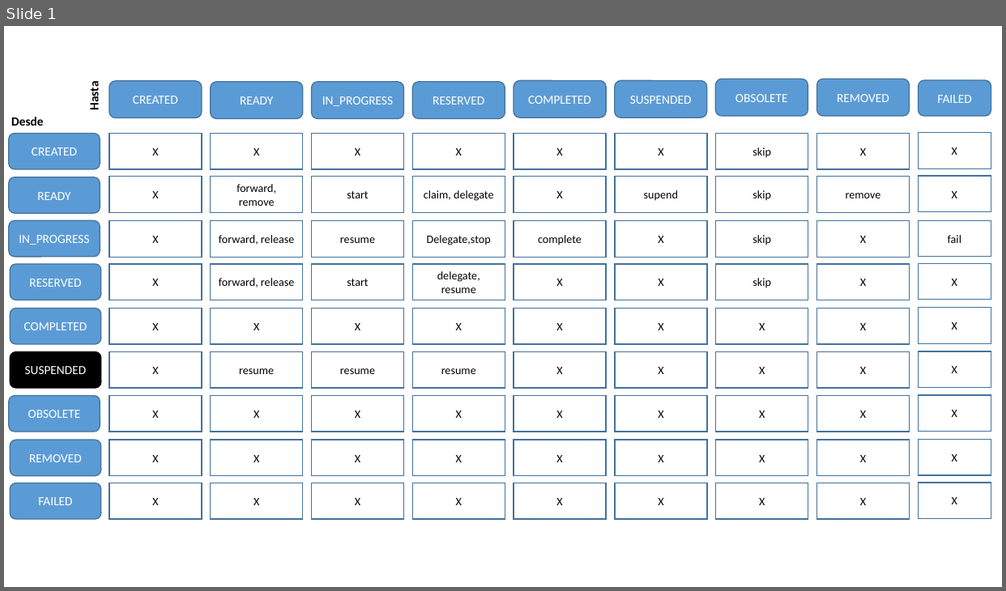
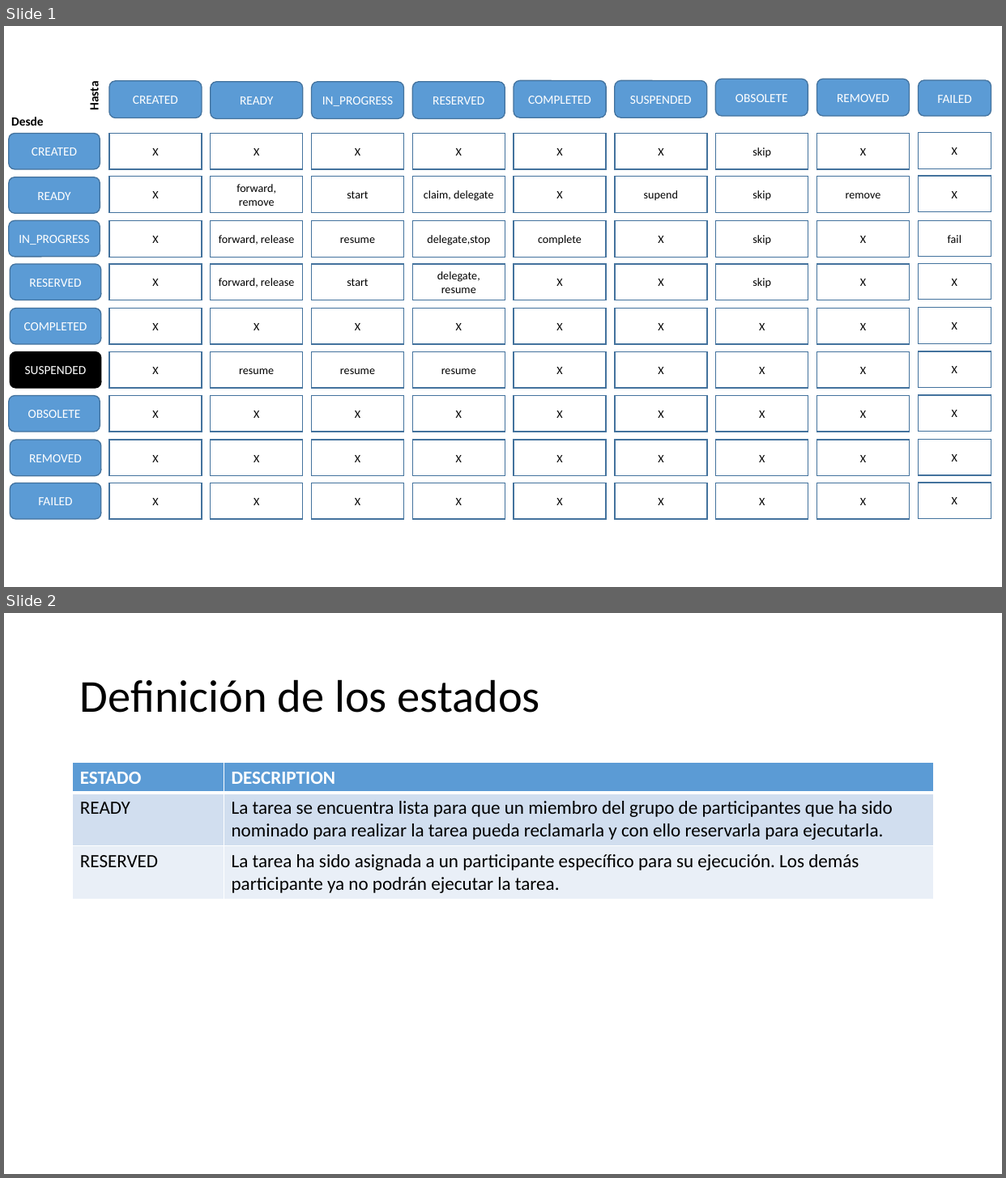
Before and after one commit to upcevo201402/bpm-btm, a slide deck: Diseno/Modelo_Estado_Tareas.pptx. Shown one above the other, each under a label of ours: slide 1 before the commit, slides 1 and 2 after it. The pictures are 1006x591 and 1006x1178 pixels, drawn with LibreOffice and Linux fonts; fonts in the diff are those of the drawing. Boxes give left, top, right and bottom in pixels: in the first picture for what was removed or moved away, otherwise in the second. Text is boxed around its words. In the diff, an @@ line names an element or a change of style, - is before the commit and + after.

Commit message:
Definicion de significado de los estados

```diff
--- a/Diseno/Modelo_Estado_Tareas.pptx
+++ b/Diseno/Modelo_Estado_Tareas.pptx
@@ slide 2 added at <box>4,613,1002,1174</box>, background #FFFFFF @@
@@ title added at <box>80,679,540,713</box>, 44 pt, text #000000 @@
+Definición de los estados
@@ table added at <box>73,763,934,898</box>, 3 rows, 2 columns @@
+ESTADO | DESCRIPTION
+READY | La tarea se encuentra lista para que un miembro del grupo de participantes que ha sido nominado para realizar la tarea pueda reclamarla y con ello reservarla para ejecutarla.
+RESERVED | La tarea ha sido asignada a un participante específico para su ejecución. Los demás participante ya no podrán ejecutar la tarea.
@@ slide 1 changed as well @@
@@ text in rectangle at <box>427,235,490,246</box>: text changed @@
-Delegate,stop
+delegate,stop
```
